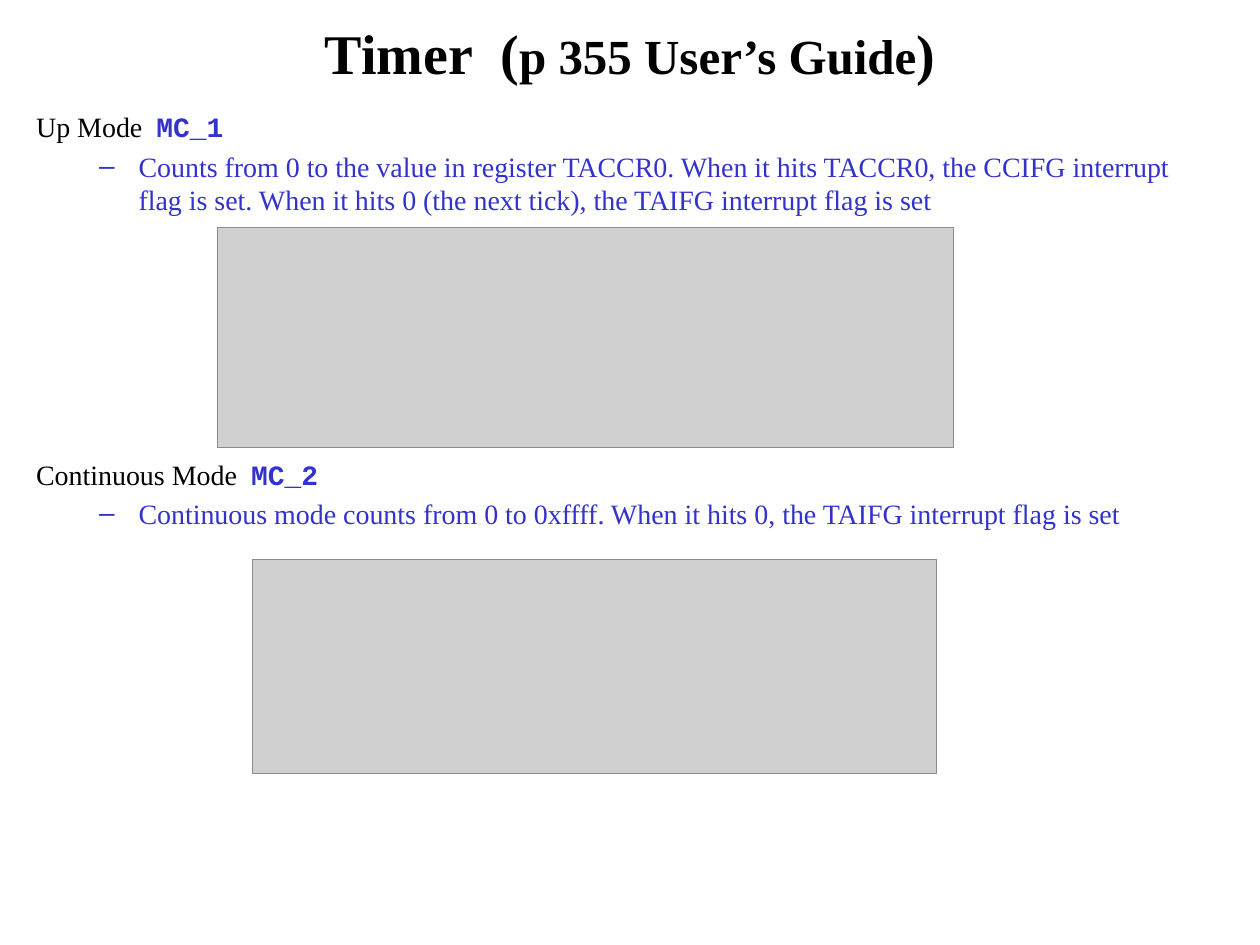
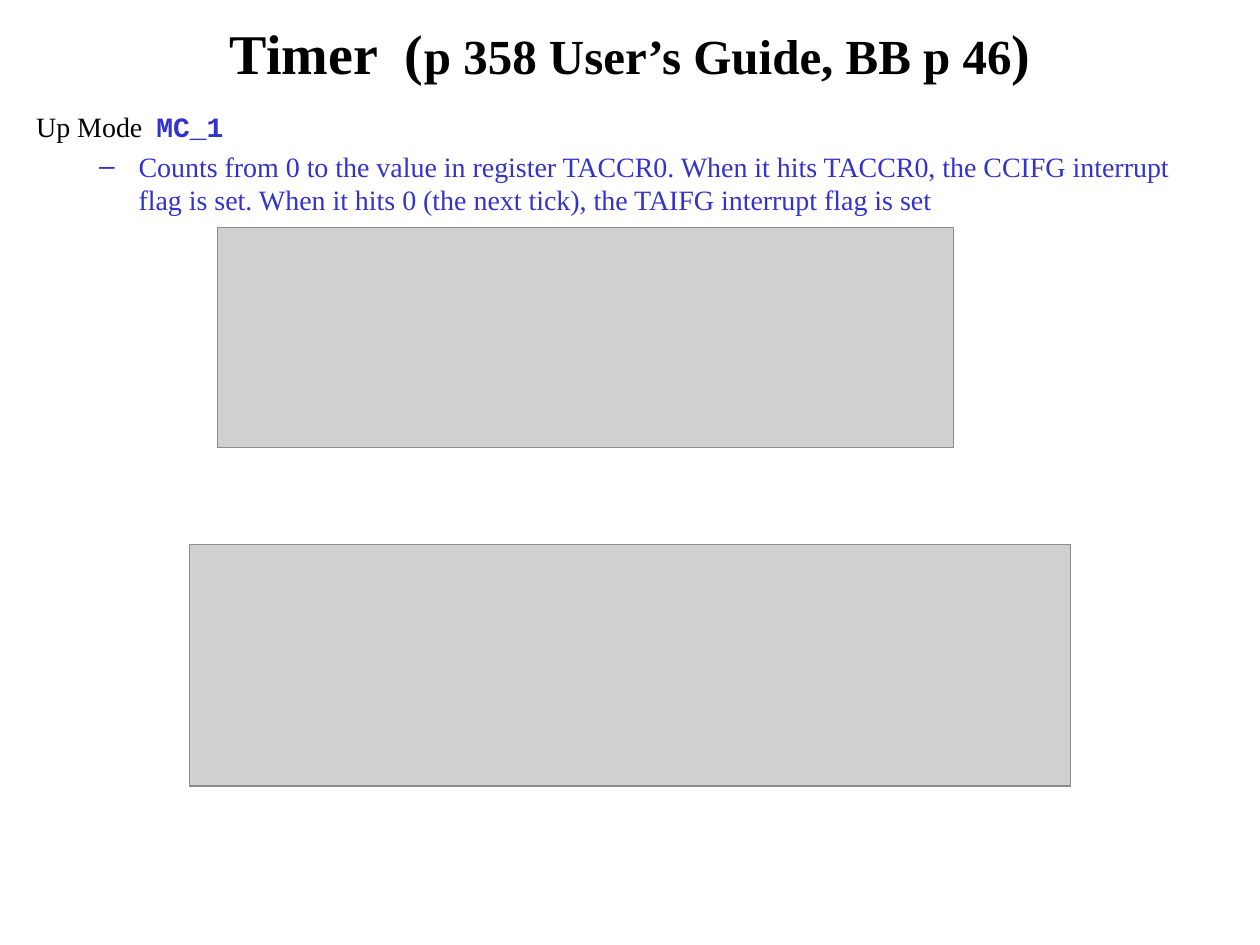
Before and after one commit to pw4rn3r/ECE382, a slide deck: slide 11 of notes/L25/Lsn25.pptx. Drawn at 1260x945 pixels with LibreOffice and Linux fonts; fonts in the diff are those of the drawing; grey boxes stand for pictures. Boxes give left, top, right and bottom in pixels: in the first picture for what was removed or moved away, otherwise in the second. Text is boxed around its words. In the diff, an @@ line names an element or a change of style, - is before the commit and + after.

```diff
--- a/notes/L25/Lsn25.pptx
+++ b/notes/L25/Lsn25.pptx
@@ title at <box>230,35,1012,84</box>: text changed @@
-Timer (p 355 User’s Guide)
+Timer (p 358 User’s Guide, BB p 46)
@@ text at <box>36,465,1120,529</box>: paragraphs removed @@
-Continuous Mode MC_2
-  – Continuous mode counts from 0 to 0xffff. When it hits 0, the TAIFG interrupt flag is set
@@ picture: place and size @@
-picture at <box>253,559,937,774</box>
+picture at <box>190,544,1071,786</box>
```
Also in this commit, not shown: 19 other slides changed, 16 slides added, 4 slides removed.
